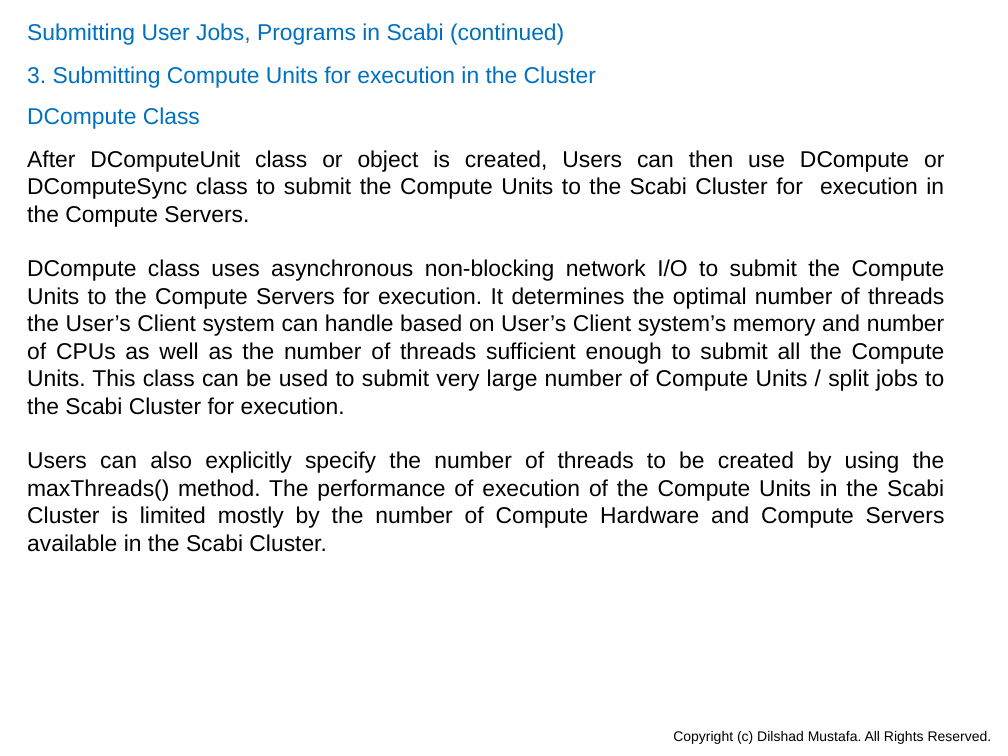
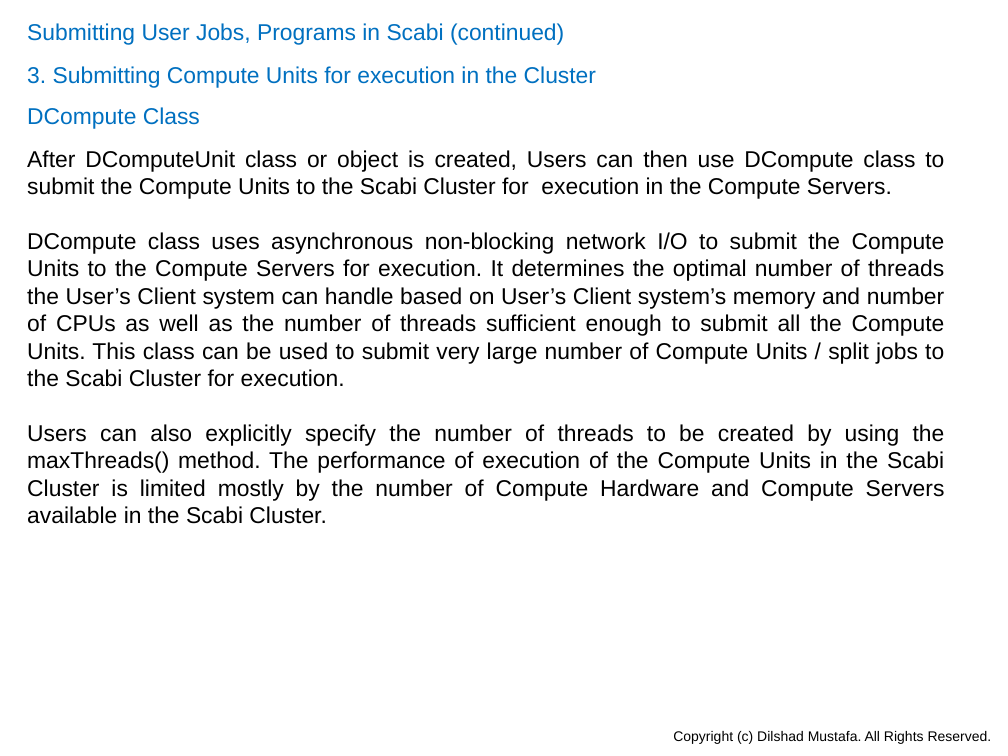
Before and after one commit to dilshadmustafa/scabi, a slide deck: slide 28 of Documentation/Scabi.pptx (slide 18 before the commit). Drawn at 1008x756 pixels with LibreOffice and Linux fonts; fonts in the diff are those of the drawing. Boxes give left, top, right and bottom in pixels: in the first picture for what was removed or moved away, otherwise in the second. Text is boxed around its words. In the diff, an @@ line names an element or a change of style, - is before the commit and + after.

```diff
--- a/Documentation/Scabi.pptx
+++ b/Documentation/Scabi.pptx
@@ text at box(27, 150, 944, 199): text changed @@
-After DComputeUnit class or object is created, Users can then use DCompute or DComputeSync class to submit the Compute Units to the Scabi Cluster for execution in the Compute Servers.
+After DComputeUnit class or object is created, Users can then use DCompute class to submit the Compute Units to the Scabi Cluster for execution in the Compute Servers.
```
Also in this commit, not shown: 13 other slides changed, 10 slides added, 3 slides removed.
